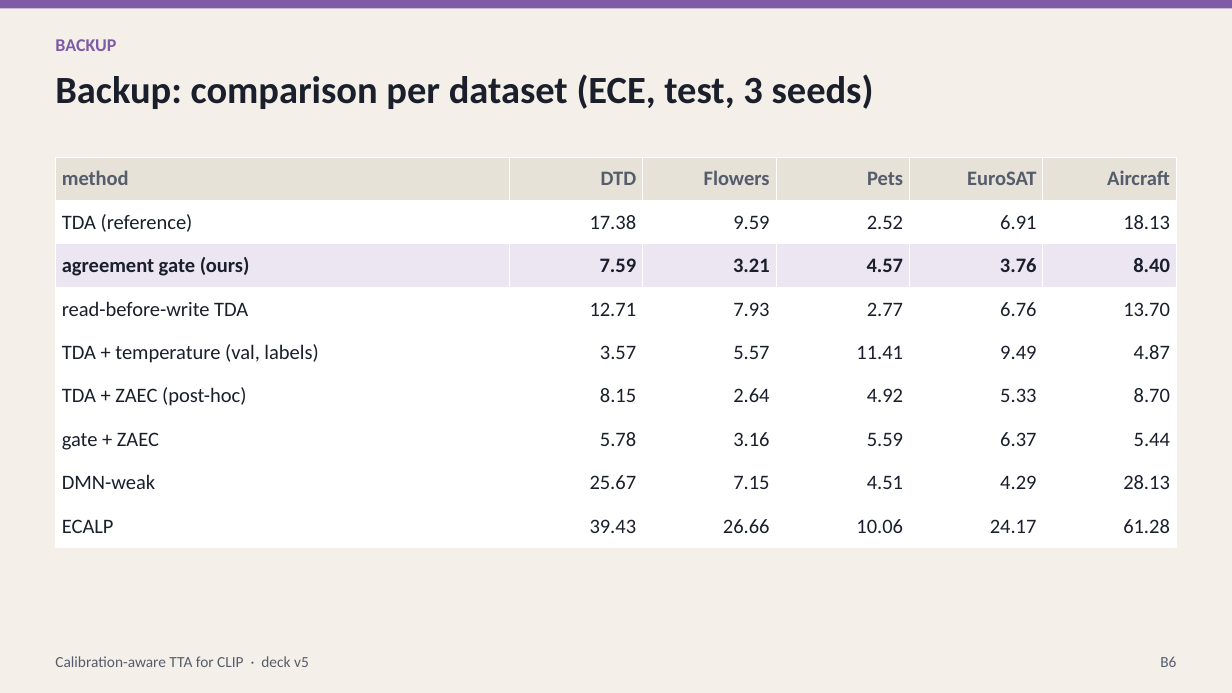
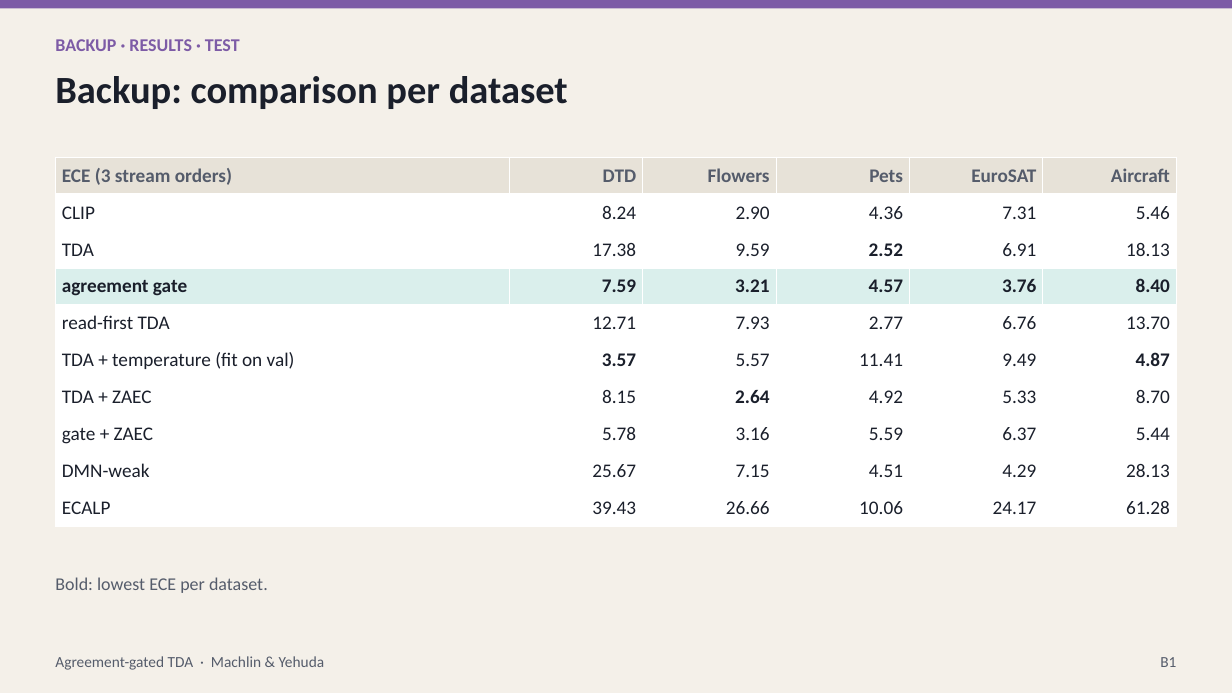
Before and after one commit to macwave12/deep_project_calibration_aware_tta, a slide deck: slide 18 of presentation/calibration_aware_tta.pptx (slide 26 before the commit). Drawn at 1232x693 pixels with LibreOffice and Linux fonts; fonts in the diff are those of the drawing. Boxes give left, top, right and bottom in pixels: in the first picture for what was removed or moved away, otherwise in the second. Text is boxed around its words. In the diff, an @@ line names an element or a change of style, - is before the commit and + after.

```diff
--- a/presentation/calibration_aware_tta.pptx
+++ b/presentation/calibration_aware_tta.pptx
@@ text at <box>55,39,240,51</box>: text changed @@
-BACKUP
+BACKUP · RESULTS · TEST
@@ text at <box>55,76,568,109</box>: text changed @@
-Backup: comparison per dataset (ECE, test, 3 seeds)
+Backup: comparison per dataset
@@ table at <box>55,157,1175,527</box> @@
-row 1: method | DTD | Flowers | Pets | EuroSAT | Aircraft
-row 2: TDA (reference) | 17.38 | 9.59 | 2.52 | 6.91 | 18.13
-row 3: agreement gate (ours) | 7.59 | 3.21 | 4.57 | 3.76 | 8.40
-row 4: read-before-write TDA | 12.71 | 7.93 | 2.77 | 6.76 | 13.70
-row 5: TDA + temperature (val, labels) | 3.57 | 5.57 | 11.41 | 9.49 | 4.87
-row 6: TDA + ZAEC (post-hoc) | 8.15 | 2.64 | 4.92 | 5.33 | 8.70
+row 1: ECE (3 stream orders) | DTD | Flowers | Pets | EuroSAT | Aircraft
+row 2: CLIP | 8.24 | 2.90 | 4.36 | 7.31 | 5.46
+row 3: TDA | 17.38 | 9.59 | 2.52 | 6.91 | 18.13
+row 4: agreement gate | 7.59 | 3.21 | 4.57 | 3.76 | 8.40
+row 5: read-first TDA | 12.71 | 7.93 | 2.77 | 6.76 | 13.70
+row 6: TDA + temperature (fit on val) | 3.57 | 5.57 | 11.41 | 9.49 | 4.87
+row 7: TDA + ZAEC | 8.15 | 2.64 | 4.92 | 5.33 | 8.70
@@ text added at <box>55,577,268,593</box>, 14 pt, text #555C6B @@
+Bold: lowest ECE per dataset.
@@ text at <box>55,656,325,670</box>: text changed @@
-Calibration-aware TTA for CLIP · deck v5
+Agreement-gated TDA · Machlin & Yehuda
@@ text at <box>1160,657,1176,667</box>: text changed @@
-B6
+B1
```
Also in this commit, not shown: 14 other slides changed, 5 slides added, 14 slides removed, 50 other files.
